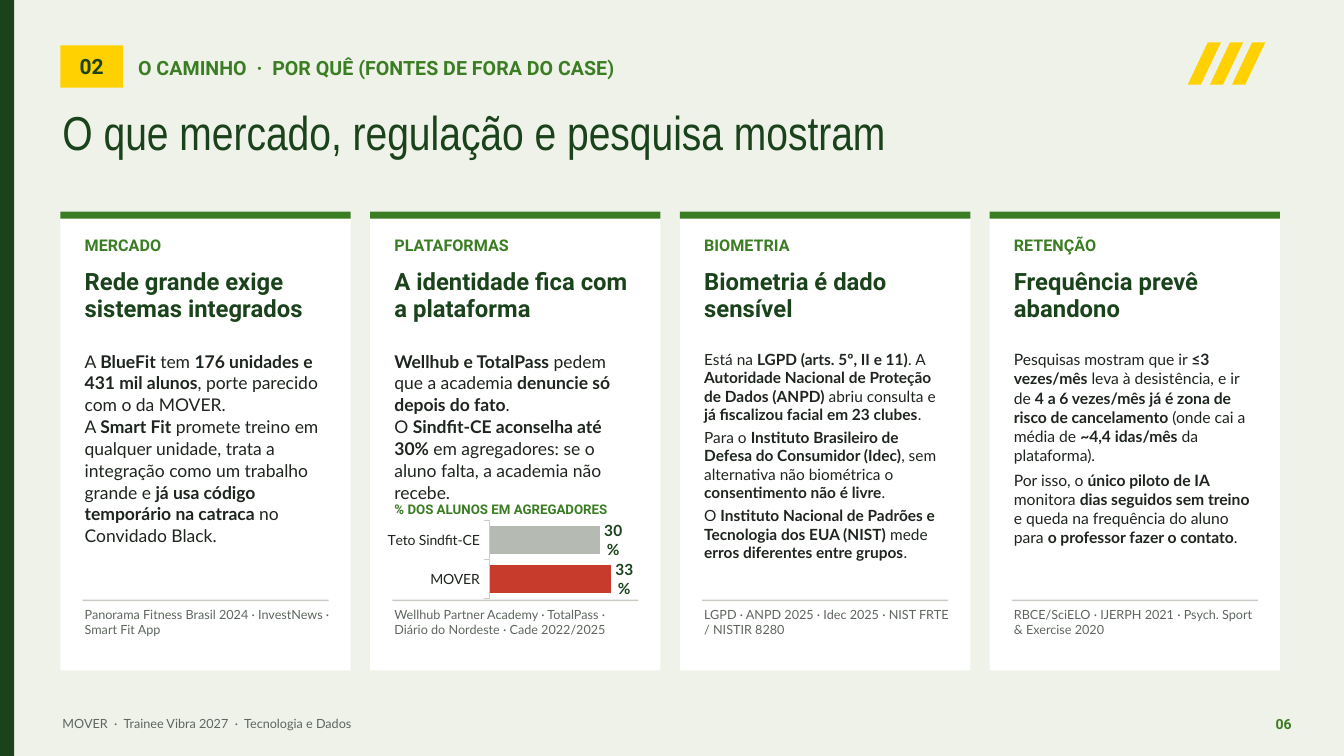
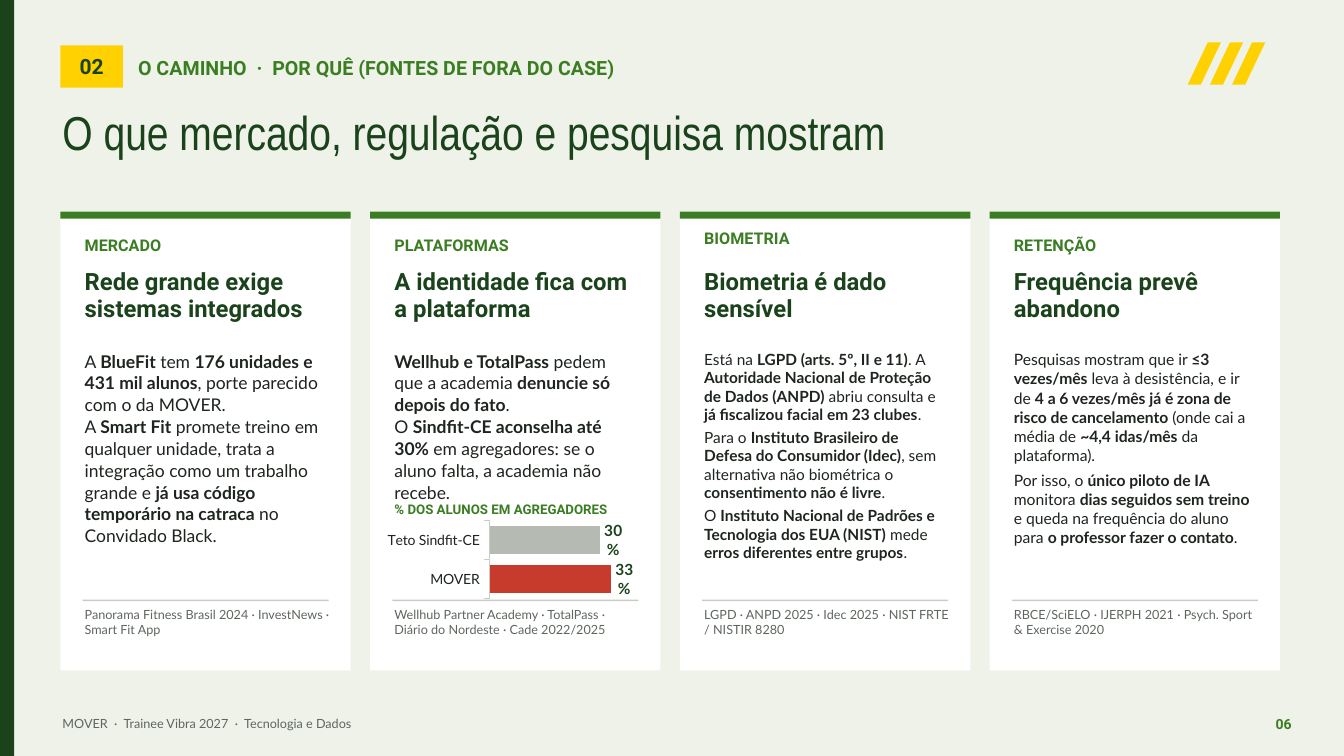
Before and after one commit to kauanchristofaro/Painel-Vibra-MOVER, a slide deck: slide 6 of MOVER_Apresentacao_Trainee_Vibra_v13.pptx. Drawn at 1344x756 pixels with LibreOffice and Linux fonts; fonts in the diff are those of the drawing. Boxes give left, top, right and bottom in pixels: in the first picture for what was removed or moved away, otherwise in the second. Text is boxed around its words. In the diff, an @@ line names an element or a change of style, - is before the commit and + after.

```diff
--- a/MOVER_Apresentacao_Trainee_Vibra_v13.pptx
+++ b/MOVER_Apresentacao_Trainee_Vibra_v13.pptx
@@ text "BIOMETRIA": place and size @@
-text "BIOMETRIA" at [704,239,789,251]
+text "BIOMETRIA" at [704,232,789,244]
```
Also in this commit, not shown: 5 other slides changed, 1 other file.
